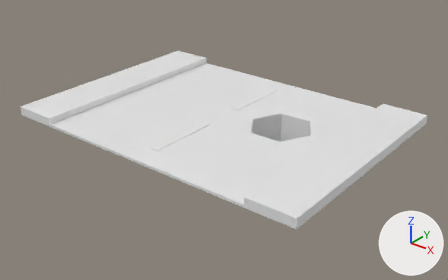
Two versions of the FBX model Assets/Art/EnvironmentArt/wegen/weg met put.fbx, one commit apart.
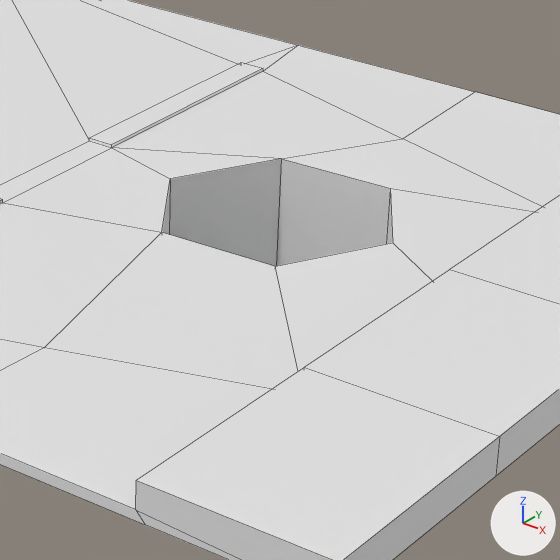
Each version is shown whole from a 50 mm camera at (15.2, -18.77, 10.61) aimed at (0.12, 0.06, -1.07), then close up on the part from 47% to 79% of the width and 26% to 78% of the height. Lighting does not change. The marker at lower right points along +X, +Y and +Z. The close-ups show mesh edges as thin lines. Where no turn or scale is listed for an object, it has been applied to the vertices.
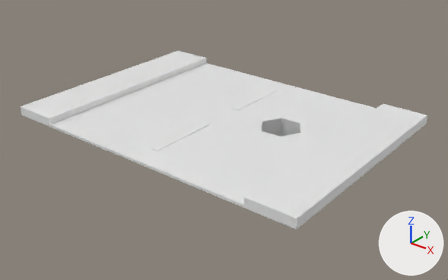
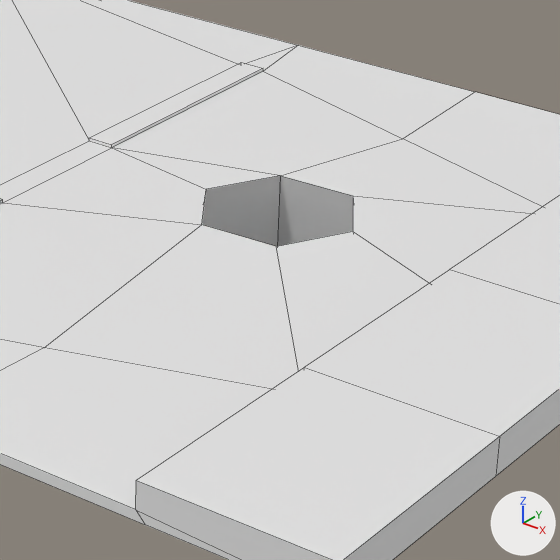
Boxes [x1, y1, x2, y2] around the edits, measured in the close-ups (560 x 560 px; the box of a moved part takes in the faces that stretch with it):
part 1 of me_plane, moved or reshaped: [0, 71, 542, 389] in both

Patch to the scene script:
```diff
--- a/Assets/Art/EnvironmentArt/wegen/weg met put.fbx.py
+++ b/Assets/Art/EnvironmentArt/wegen/weg met put.fbx.py
@@ me_plane @@
 me_plane.from_pydata(...)  # 70 vertices, 67 faces; spans x -7.0..7.0, y -5.0..5.0, z -2.32..0.28
 # used by ob_plane; location = (0.0, 0.0, 0.0)
-me_plane.vertices[17].co = (1.82, 1.9, 0.0)  # pixel (281, 158)
-me_plane.vertices[24].co = (3.2, 1.97, 0.0)  # pixel (390, 188)
-me_plane.vertices[53].co = (3.31, -0.41, 0.0)  # pixel (275, 266)
-me_plane.vertices[54].co = (1.93, -0.48, 0.0)  # pixel (161, 232)
-me_plane.vertices[58].co = (3.94, 0.81, 0.0)  # pixel (392, 242)
-me_plane.vertices[63].co = (1.19, 0.68, 0.0)  # pixel (170, 178)
+# me_plane part 1
+me_plane.vertices[17].co = (2.08, 1.51, 0.0)  # pixel (280, 175)
+me_plane.vertices[24].co = (2.98, 1.55, 0.0)  # pixel (352, 195)
+me_plane.vertices[53].co = (3.05, -0.02, 0.0)  # pixel (276, 246)
+me_plane.vertices[54].co = (2.15, -0.06, 0.0)  # pixel (201, 224)
+me_plane.vertices[58].co = (3.47, 0.79, 0.0)  # pixel (352, 231)
+me_plane.vertices[63].co = (1.66, 0.7, 0.0)  # pixel (206, 189)
```
